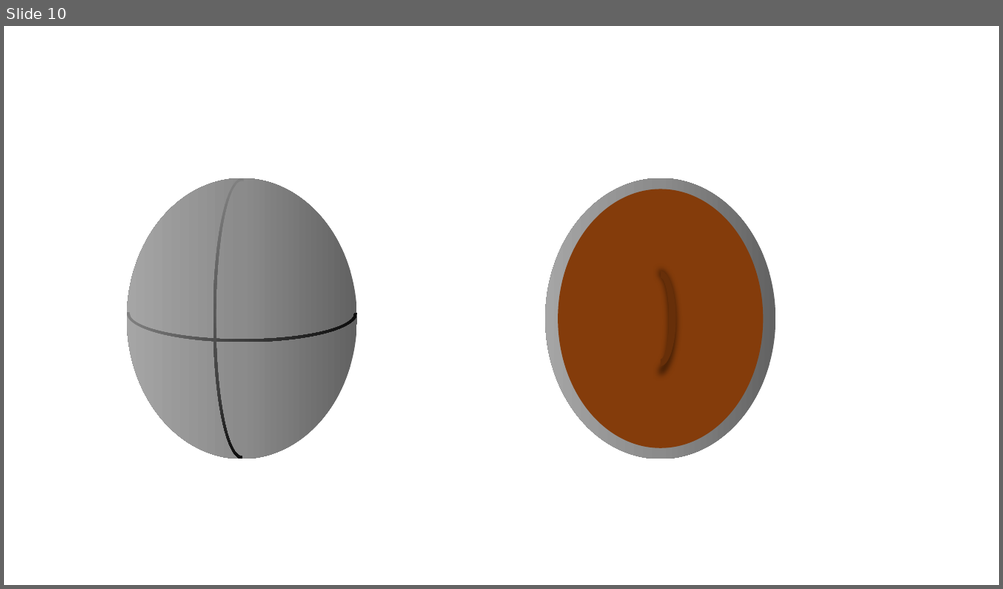
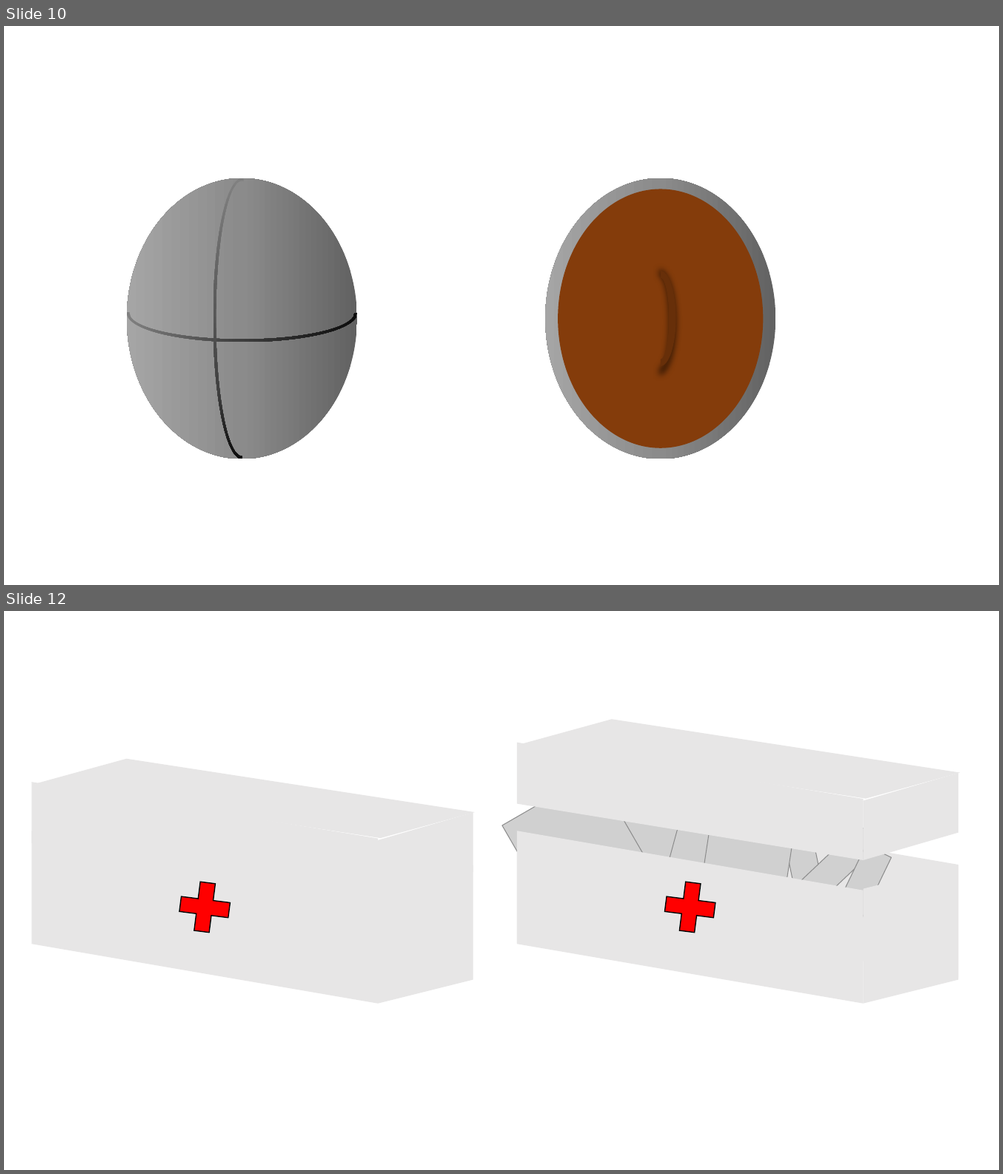
Before and after one commit to TT-3-14159265358979323846264338/defend_the_castle, a slide deck: default/soldier weapon.pptx. Shown one above the other, each under a label of ours: slide 10 before the commit, slides 10 and 12 after it; the slides between them are not shown. The pictures are 1003x589 and 1003x1174 pixels, drawn with LibreOffice and Linux fonts; fonts in the diff are those of the drawing; grey boxes stand for pictures. Boxes give left, top, right and bottom in pixels: in the first picture for what was removed or moved away, otherwise in the second. Text is boxed around its words. In the diff, an @@ line names an element or a change of style, - is before the commit and + after.

```diff
--- a/default/soldier weapon.pptx
+++ b/default/soldier weapon.pptx
@@ slide 12 added at (4,611,999,1170), background #FFFFFF @@
@@ parallelogram added at (518,706,960,813), fill #E7E6E6 @@
@@ parallelogram added at (517,742,862,860), fill #E7E6E6 @@
@@ parallelogram added at (32,746,475,852), fill #E7E6E6 @@
@@ picture added at (562,757,721,923) @@
@@ parallelogram added at (31,782,378,900), fill #E7E6E6 @@
@@ picture added at (502,772,660,938) @@
@@ picture added at (653,776,773,941) @@
@@ parallelogram added at (863,773,959,860), fill #E7E6E6 @@
@@ parallelogram added at (517,806,612,945), fill #E7E6E6 @@
@@ parallelogram added at (612,805,959,978), fill #E7E6E6 @@
@@ picture added at (691,806,797,965) @@
@@ parallelogram added at (31,831,378,1004), fill #E7E6E6 @@
@@ parallelogram added at (378,813,473,900), fill #E7E6E6 @@
@@ parallelogram added at (518,831,864,1004), fill #E7E6E6 @@
@@ picture added at (781,819,830,925) @@
@@ picture added at (785,825,879,917) @@
@@ picture added at (821,846,891,951) @@
@@ parallelogram added at (378,866,473,1004), fill #E7E6E6 @@
@@ parallelogram added at (862,866,959,1004), fill #E7E6E6 @@
@@ plus added at (177,880,232,934), fill #FF0000, outline #000000 1 pt @@
@@ plus added at (662,880,717,934), fill #FF0000, outline #000000 1 pt @@
```
Also in this commit, not shown: 4 other slides added, 2 slides removed.
